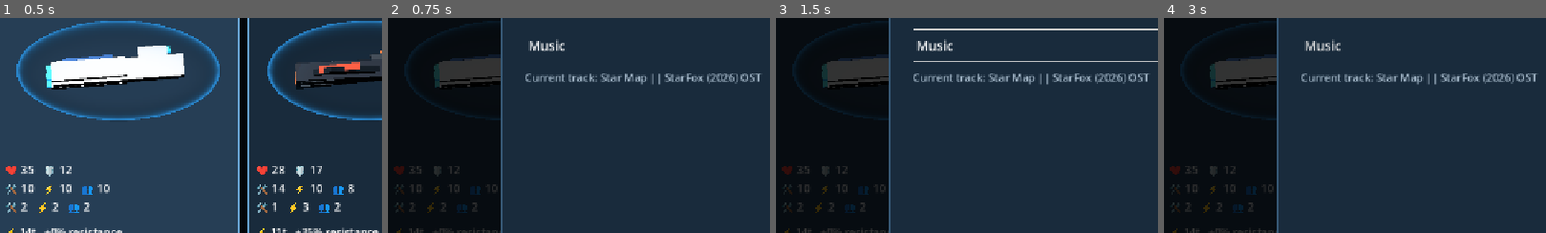
Above: before the commit, frames 1-4 (left to right).
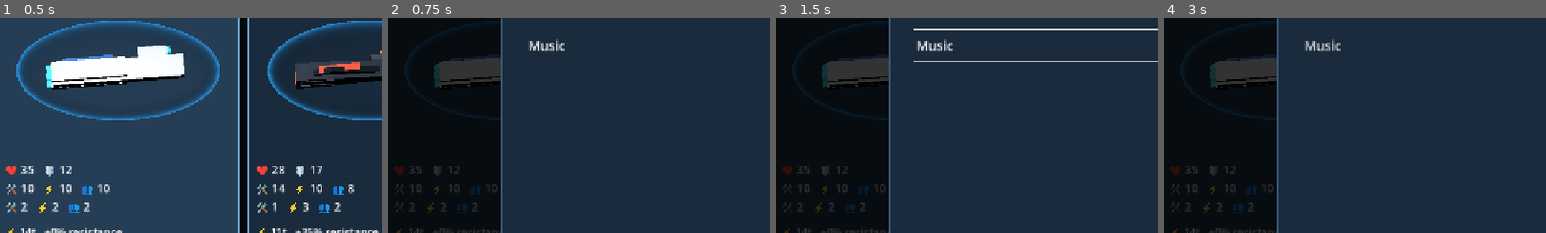
Above: after the commit, the same moments.

Repository: RPGMaster2000/arcospace
Game: Godot game, scene res://scenes/battle_setup.tscn
Same seed, same stepped clock (60 frames per second), same inputs: the game is played once before the commit and once after it. Sound files missing from this copy of the repository are replaced by a short silence.
Inputs (mouse positions are % of the whole screen's width and height, from its top left):
- Up to frame 1 (0.5 s): no input
- Up to frame 2 (0.75 s): click (97, 4) at 0.5 s
- Up to frame 3 (1.5 s): move the mouse to (72, 45) at 1.27 s; hold Up (ui_up) from 1.28 s (still down); tap Tab at 1.35 s; click (72, 45) at 1.42 s
- Up to frame 4 (3 s): release Up (ui_up) at 2 s; click "Music" at 2 s; drag from (30, 55) to (45, 70) at 2.77 s
The pictures show only the part of the screen within x 2-52%, y 26-76%; the shares and areas given below are measured in that part.

Frame 1 is identical in both runs. In frame 2, 1.3% of the frame differs, in the area x 36-98%, y 25-32%; in frame 3, 1.3%; in frame 4, 1.3%.

Commit message:
Keep settings audio controls to a music toggle only
Remove track title display and its unused metadata/signals. Keep settings layout and navigation unchanged. Validated with 79 settings checks and music regression tests.

Diff:
--- a/scripts/music.gd
+++ b/scripts/music.gd
@@ -3,7 +3,6 @@
 # RESPONSIBILITY: Keep one music player across screens and coordinate track transitions and muting.
 # One player survives scene transitions. Missing placeholder files stay silent.
 signal enabled_changed(enabled: bool)
-signal track_changed(track: String)
 const TRACKS = {
 	"starmap": "res://assets/sound/starmap.mp3",
 	"battle1": "res://assets/sound/battle1.mp3",
@@ -11,13 +10,6 @@
 	"victory": "res://assets/sound/victory.mp3"
 }
 const SETTINGS_PATH = "user://music.cfg"
-# Titles from the bundled MP3 metadata.
-const TRACK_TITLES = {
-	"starmap": "Star Map || StarFox (2026) OST",
-	"battle1": "Meteo || StarFox (2026) OST",
-	"battle2": "Sector Y / Solar || Star Fox (2026) OST",
-	"victory": "Mission Accomplished || StarFox (2026) OST"
-}
 var enabled: bool = true
 var current_track: String = ""
 var player: AudioStreamPlayer
@@ -50,14 +42,12 @@
 	else:
 		current_track = ""
 		player.stop()
-		track_changed.emit(current_track)
 
 
 func play_track(track: String, restart: bool = false) -> void:
 	if track == current_track and not restart:
 		return
 	current_track = track
-	track_changed.emit(current_track)
 	player.stop()
 	player.stream = null
 	var path: String = TRACKS.get(track, "")
@@ -73,10 +63,6 @@
 	player.stream = stream
 	player.play(0.0)
 	_apply_mute()
-
-
-func current_title() -> String:
-	return TRACK_TITLES.get(current_track, "No track playing")
 
 
 func set_enabled(value: bool) -> void:
--- a/scripts/ui/settings_menu.gd
+++ b/scripts/ui/settings_menu.gd
@@ -9,7 +9,6 @@
 var panel: PanelContainer
 var close_button: Button
 var music_toggle: CheckButton
-var track_label: Label
 var main_menu_button: Button
 var quit_button: Button
 # Future settings belong here; the body already scrolls on compact displays.
@@ -65,11 +64,6 @@
 	music_toggle.custom_minimum_size.y = 52
 	music_toggle.add_theme_font_size_override("font_size", 22)
 	body.add_child(music_toggle)
-	track_label = Label.new()
-	track_label.autowrap_mode = TextServer.AUTOWRAP_WORD_SMART
-	track_label.add_theme_font_size_override("font_size", 18)
-	track_label.add_theme_color_override("font_color", Color("a9bdce"))
-	body.add_child(track_label)
 	extra_settings = VBoxContainer.new()
 	extra_settings.add_theme_constant_override("separation", 14)
 	body.add_child(extra_settings)
@@ -89,9 +83,7 @@
 	quit_button.pressed.connect(func(): get_tree().quit())
 	music_toggle.toggled.connect(_music.set_enabled)
 	_music.enabled_changed.connect(_sync_music)
-	_music.track_changed.connect(_sync_track)
 	_sync_music(_music.enabled)
-	_sync_track(_music.current_track)
 	shade.resized.connect(_fit)
 	_fit()
 	shade.hide()
@@ -123,7 +115,6 @@
 	_owns_pause = true
 	get_tree().paused = true
 	_sync_music(_music.enabled)
-	_sync_track(_music.current_track)
 	shade.show()
 	_fit()
 	close_button.grab_focus()
@@ -148,10 +139,6 @@
 
 func _sync_music(enabled: bool) -> void:
 	music_toggle.set_pressed_no_signal(enabled)
-
-
-func _sync_track(_track: String) -> void:
-	track_label.text = "Current track: " + _music.current_title()
 
 
 func _request_main_menu() -> void:
--- a/tests/settings_menu_test.gd
+++ b/tests/settings_menu_test.gd
@@ -65,7 +65,6 @@
 		var settings = menu.settings_button.menu
 		check(settings.shade.visible and paused, "Settings opens and pauses gameplay")
 		check(settings.main_menu_button.disabled, "Main Menu is disabled in the menu itself")
-		check(settings.track_label.text.contains(music.current_title()), "Bundled track title displayed")
 		check(music.player.can_process(), "Music remains active while gameplay is paused")
 		check(is_instance_valid(settings.extra_settings), "Future settings have a dedicated container")
 		await settle()
@@ -75,8 +74,6 @@
 		var was_enabled: bool = music.enabled
 		await activate(settings.music_toggle, dimensions.x == 960)
 		check(music.enabled != was_enabled and settings.music_toggle.button_pressed == music.enabled, "Music toggles with mouse/touch while paused")
-		music.play_result(true)
-		check(settings.track_label.text.contains("Mission Accomplished"), "Track title updates while open")
 		await capture("menu-%d" % dimensions.x)
 		var escape := InputEventAction.new()
 		escape.action = "ui_cancel"
@@ -101,7 +98,7 @@
 	current_scene = host
 	await settle()
 	host.settings_button.pressed.emit()
-	check(paused and host.settings_button.menu.track_label.text.contains("Star Map"), "Exploration uses the shared settings window")
+	check(paused and host.settings_button.menu.music_toggle.button_pressed == music.enabled, "Exploration uses the shared settings window")
 	host.settings_button.menu.dismiss()
 	var index: int = -1
 	for slot in range(host.state.encounters.size()):
